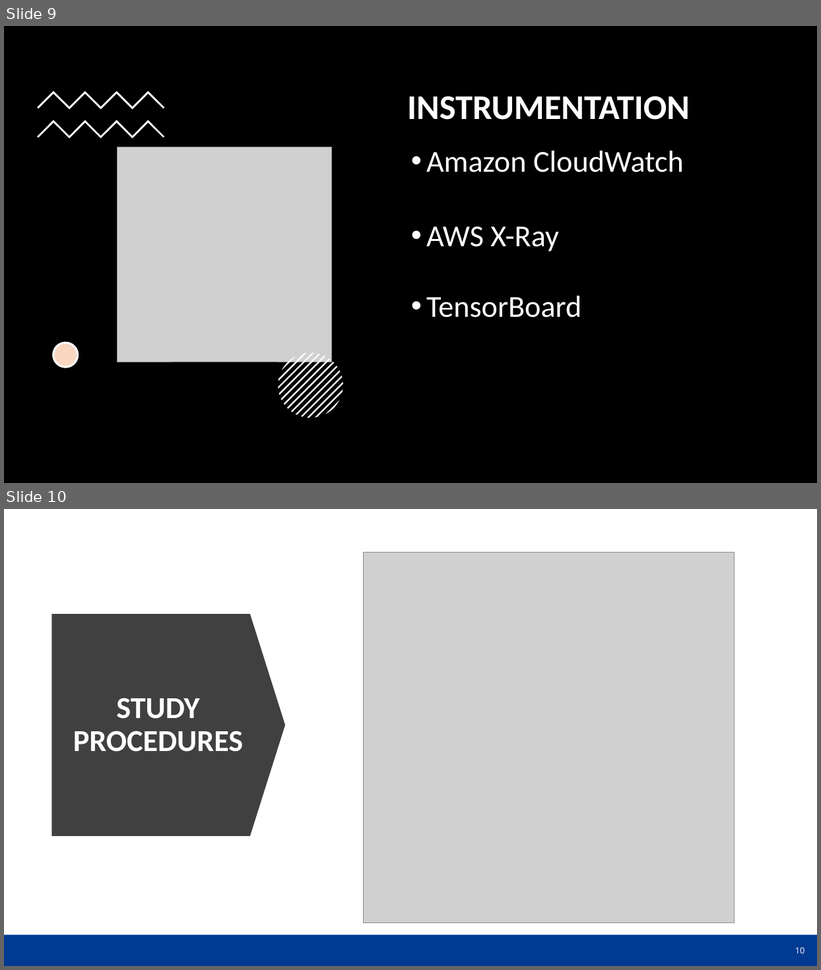
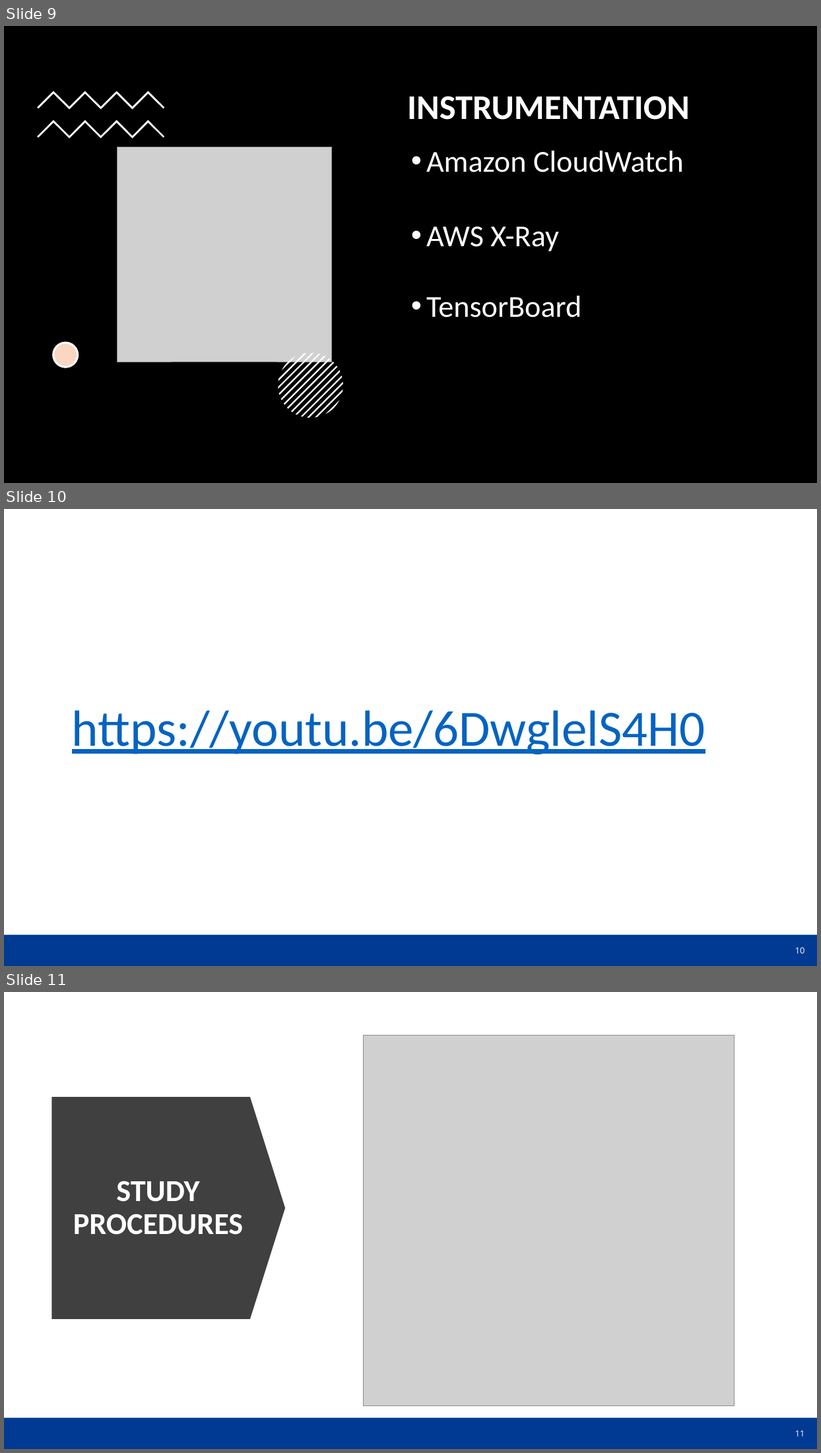
Before and after one commit to dr-natetorious/Dissertation, a slide deck: OralDefenseDeck.pptx. Shown one above the other, each under a label of ours: slides 9 and 10 before the commit, slides 9, 10 and 11 after it. The pictures are 821x970 and 821x1453 pixels, drawn with LibreOffice and Linux fonts; fonts in the diff are those of the drawing; grey boxes stand for pictures; background and template pictures are left out. Boxes give left, top, right and bottom in pixels: in the first picture for what was removed or moved away, otherwise in the second. Text is boxed around its words. In the diff, an @@ line names an element or a change of style, - is before the commit and + after.

```diff
--- a/OralDefenseDeck.pptx
+++ b/OralDefenseDeck.pptx
@@ slide 10 added at (4, 509, 817, 966), background picture (left out); not listed: 2 template elements that a slide beside it also shows @@
@@ text added at (72, 710, 705, 755), 60 pt, text #0563C1, underline @@
+https://youtu.be/6DwglelS4H0
@@ what was slide 10 is now slide 11 @@
@@ page number at (795, 1431, 805, 1437): text changed @@
-10
+11
```
Also in this commit, not shown: 2 slides changed, 1 other slide added.
